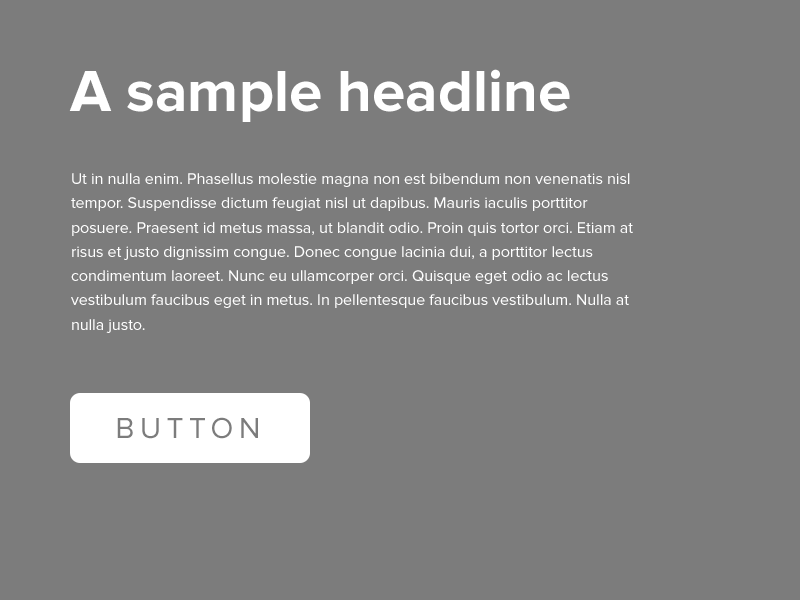
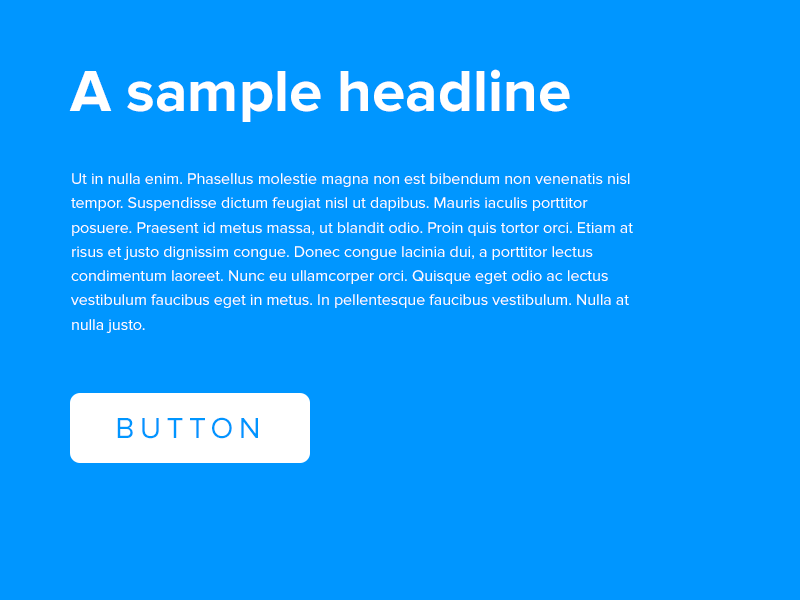
Layers edited between the first and the second (800, 600) image:
painted on "Button" over bbox(117, 417, 258, 439)
painted on "Background" over bbox(0, 0, 800, 600)
